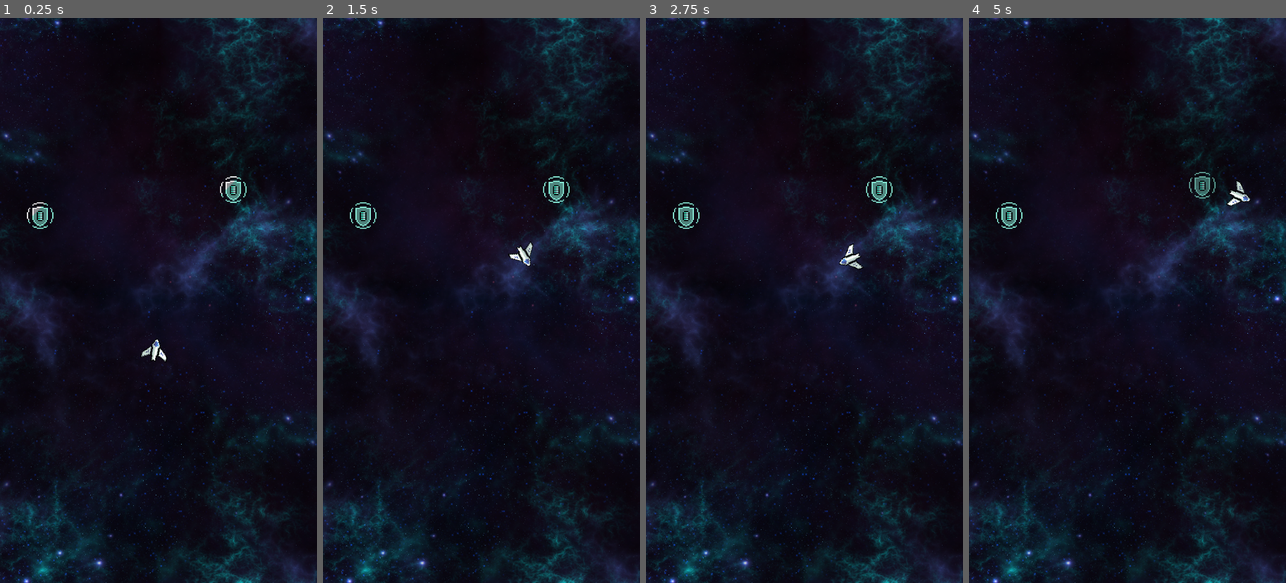
Above: before the commit, frames 1-4 (left to right).
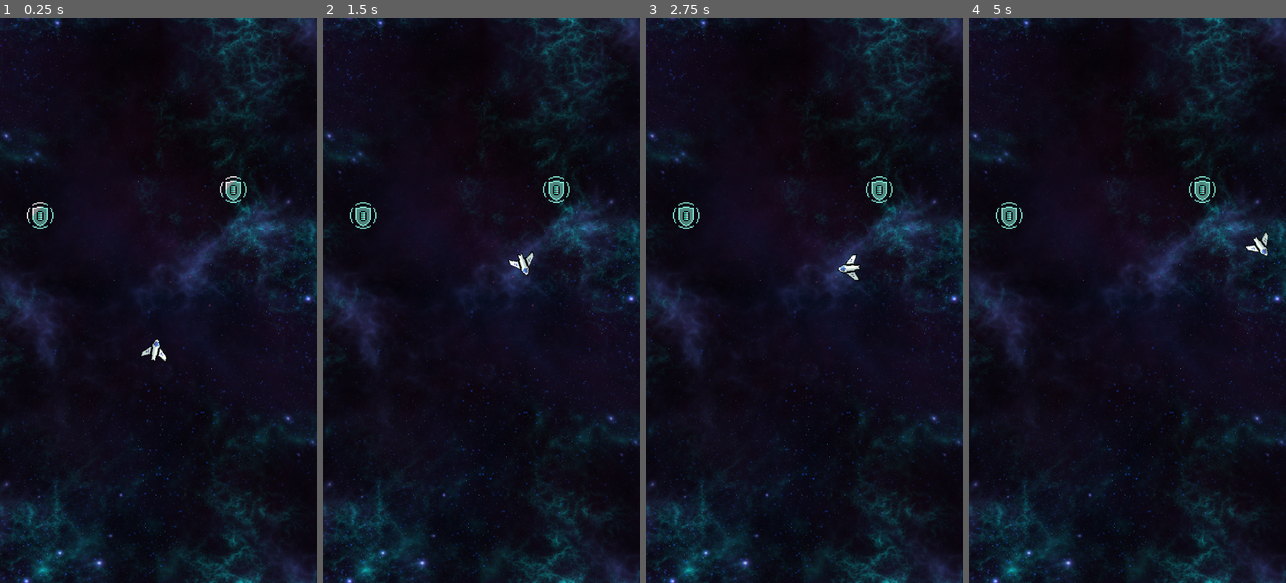
Above: after the commit, the same moments.

Repository: Alxlol/NeonSurge2
Game: Godot game, scene res://Levels/level_1.tscn
Same seed, same stepped clock (60 frames per second), same inputs: the game is played once before the commit and once after it. Before the commit the project starts from res://levels/level_1.tscn.
Inputs:
- Up to frame 1 (0.25 s): no input
- Up to frame 2 (1.5 s): hold Space (Thrust) from 0.53 s (still down); tap Ctrl (Rotate) at 0.6, 1.35 s
- Up to frame 3 (2.75 s): release Space (Thrust) at 2.03 s; tap Ctrl (Rotate) at 2.1 s
- Up to frame 4 (5 s): tap Ctrl (Rotate) at 2.85, 3.6, 4.35 s; hold Space (Thrust) from 4.28 s (still down)

The runs differ from the first frame. In frame 1, less than 0.1% of the frame differs, in the area x 44-53%, y 57-61%; in frame 2, 0.3%; in frame 3, 0.3%; in frame 4, 0.6%, in the area x 69-95%, y 27-43%.

Commit message:
Restructure folders, refactor into components

Diff:
--- /dev/null
+++ b/Actors/Characters/Player/Player.gd
@@ -0,0 +1 @@
+extends RigidBody2D
--- /dev/null
+++ b/Actors/Characters/Player/Player.tscn
@@ -0,0 +1,29 @@
+[gd_scene load_steps=6 format=3 uid="uid://dyjasjxoi31kg"]
+
+[ext_resource type="Texture2D" uid="uid://cyu461wyilqj7" path="res://Art/Spaceship/Main Ship/Main Ship - Bases/PNGs/Main Ship - Base - Full health.png" id="1_02n0t"]
+[ext_resource type="Script" path="res://Actors/Characters/Player/Player.gd" id="1_hw6p4"]
+[ext_resource type="Script" path="res://Components/RotateComponent.gd" id="3_ne7xd"]
+[ext_resource type="Script" path="res://Components/ThrustComponent.gd" id="4_8e0w5"]
+
+[sub_resource type="RectangleShape2D" id="RectangleShape2D_n71ma"]
+size = Vector2(48, 42)
+
+[node name="Player" type="RigidBody2D"]
+linear_damp = 3.0
+script = ExtResource("1_hw6p4")
+
+[node name="Ship" type="Sprite2D" parent="."]
+scale = Vector2(1.6, 1.6)
+texture = ExtResource("1_02n0t")
+
+[node name="CollisionShape2D" type="CollisionShape2D" parent="."]
+shape = SubResource("RectangleShape2D_n71ma")
+
+[node name="RotateComponent" type="Node" parent="." node_paths=PackedStringArray("sprite")]
+script = ExtResource("3_ne7xd")
+sprite = NodePath("../Ship")
+
+[node name="ThrustComponent" type="Node" parent="." node_paths=PackedStringArray("sprite", "physics_body")]
+script = ExtResource("4_8e0w5")
+sprite = NodePath("../Ship")
+physics_body = NodePath("..")
--- /dev/null
+++ b/Actors/Pickup.tscn
@@ -0,0 +1,134 @@
+[gd_scene load_steps=7 format=3 uid="uid://b4ei166lw6h6v"]
+
+[ext_resource type="Script" path="res://Actors/Pickup.gd" id="1_j414l"]
+[ext_resource type="Texture2D" uid="uid://bbphl2pdoe87c" path="res://Art/Pickups/Shield Generators/Pickup Icon - Shield Generator - All around shield.png" id="2_5epau"]
+
+[sub_resource type="RectangleShape2D" id="RectangleShape2D_lwriv"]
+
+[sub_resource type="Animation" id="Animation_am5s5"]
+resource_name = "idle"
+tracks/0/type = "value"
+tracks/0/imported = false
+tracks/0/enabled = true
+tracks/0/path = NodePath("Sprite2D:texture")
+tracks/0/interp = 1
+tracks/0/loop_wrap = true
+tracks/0/keys = {
+"times": PackedFloat32Array(0),
+"transitions": PackedFloat32Array(1),
+"update": 1,
+"values": [ExtResource("2_5epau")]
+}
+tracks/1/type = "value"
+tracks/1/imported = false
+tracks/1/enabled = true
+tracks/1/path = NodePath("Sprite2D:hframes")
+tracks/1/interp = 1
+tracks/1/loop_wrap = true
+tracks/1/keys = {
+"times": PackedFloat32Array(0),
+"transitions": PackedFloat32Array(1),
+"update": 1,
+"values": [15]
+}
+tracks/2/type = "value"
+tracks/2/imported = false
+tracks/2/enabled = true
+tracks/2/path = NodePath("Sprite2D:vframes")
+tracks/2/interp = 1
+tracks/2/loop_wrap = true
+tracks/2/keys = {
+"times": PackedFloat32Array(0),
+"transitions": PackedFloat32Array(1),
+"update": 1,
+"values": [1]
+}
+tracks/3/type = "value"
+tracks/3/imported = false
+tracks/3/enabled = true
+tracks/3/path = NodePath("Sprite2D:frame")
+tracks/3/interp = 1
+tracks/3/loop_wrap = true
+tracks/3/keys = {
+"times": PackedFloat32Array(0, 0.1, 0.2, 0.3, 0.4, 0.5, 0.6, 0.7, 0.8, 0.9, 1),
+"transitions": PackedFloat32Array(1, 1, 1, 1, 1, 1, 1, 1, 1, 1, 1),
+"update": 1,
+"values": [0, 1, 2, 3, 4, 5, 6, 7, 8, 9, 14]
+}
+
+[sub_resource type="Animation" id="Animation_r1wwu"]
+length = 0.001
+tracks/0/type = "value"
+tracks/0/imported = false
+tracks/0/enabled = true
+tracks/0/path = NodePath("Sprite2D:texture")
+tracks/0/interp = 1
+tracks/0/loop_wrap = true
+tracks/0/keys = {
+"times": PackedFloat32Array(0),
+"transitions": PackedFloat32Array(1),
+"update": 1,
+"values": [ExtResource("2_5epau")]
+}
+tracks/1/type = "value"
+tracks/1/imported = false
+tracks/1/enabled = true
+tracks/1/path = NodePath("Sprite2D:hframes")
+tracks/1/interp = 1
+tracks/1/loop_wrap = true
+tracks/1/keys = {
+"times": PackedFloat32Array(0),
+"transitions": PackedFloat32Array(1),
+"update": 1,
+"values": [15]
+}
+tracks/2/type = "value"
+tracks/2/imported = false
+tracks/2/enabled = true
+tracks/2/path = NodePath("Sprite2D:vframes")
+tracks/2/interp = 1
+tracks/2/loop_wrap = true
+tracks/2/keys = {
+"times": PackedFloat32Array(0),
+"transitions": PackedFloat32Array(1),
+"update": 1,
+"values": [1]
+}
+tracks/3/type = "value"
+tracks/3/imported = false
+tracks/3/enabled = true
+tracks/3/path = NodePath("Sprite2D:frame")
+tracks/3/interp = 1
+tracks/3/loop_wrap = true
+tracks/3/keys = {
+"times": PackedFloat32Array(0),
+"transitions": PackedFloat32Array(1),
+"update": 1,
+"values": [0]
+}
+
+[sub_resource type="AnimationLibrary" id="AnimationLibrary_bp1yd"]
+_data = {
+"RESET": SubResource("Animation_r1wwu"),
+"idle": SubResource("Animation_am5s5")
+}
+
+[node name="Area2D" type="Area2D"]
+script = ExtResource("1_j414l")
+
+[node name="CollisionShape2D" type="CollisionShape2D" parent="."]
+scale = Vector2(2, 2)
+shape = SubResource("RectangleShape2D_lwriv")
+
+[node name="Sprite2D" type="Sprite2D" parent="."]
+scale = Vector2(2, 2)
+texture = ExtResource("2_5epau")
+hframes = 15
+
+[node name="AnimationPlayer" type="AnimationPlayer" parent="."]
+libraries = {
+"": SubResource("AnimationLibrary_bp1yd")
+}
+autoplay = "idle"
+
+[connection signal="body_entered" from="." to="." method="_on_body_entered"]
--- /dev/null
+++ b/Components/RotateComponent.gd
@@ -0,0 +1,11 @@
+class_name RotateComponent
+extends Node
+
+@export var sprite : Sprite2D
+@export var rotate_speed : float = 0.8
+
+func _physics_process(delta):
+	sprite.rotate(rotate_speed * delta)
+
+	if Input.is_action_just_pressed("Rotate"):
+		sprite.rotate(rotate_speed)
--- /dev/null
+++ b/Components/ThrustComponent.gd
@@ -0,0 +1,11 @@
+class_name ThrustComponent
+extends Node
+
+@export var sprite : Sprite2D
+@export var physics_body : RigidBody2D
+@export var thrust_speed : float = 650
+
+func _process(delta):
+	if Input.is_action_just_pressed("Thrust"):
+		var sprite_forward_vector = Vector2(0, -1).rotated(sprite.rotation).normalized()
+		physics_body.apply_central_impulse(sprite_forward_vector * thrust_speed)
--- /dev/null
+++ b/Levels/level_1.tscn
@@ -0,0 +1,29 @@
+[gd_scene load_steps=5 format=3 uid="uid://cxcsf8cg45ri1"]
+
+[ext_resource type="Texture2D" uid="uid://kbrla5nieg6n" path="res://Art/Backgrounds/Blue_Nebula_01-1024x1024.png" id="1_k55tu"]
+[ext_resource type="Script" path="res://Levels/level_1.gd" id="1_ukxw4"]
+[ext_resource type="PackedScene" uid="uid://dyjasjxoi31kg" path="res://Actors/Characters/Player/Player.tscn" id="2_r7gce"]
+[ext_resource type="PackedScene" uid="uid://b4ei166lw6h6v" path="res://Actors/Pickup.tscn" id="3_nivon"]
+
+[node name="Main" type="Node"]
+script = ExtResource("1_ukxw4")
+metadata/_edit_horizontal_guides_ = [37.0]
+
+[node name="TextureRect" type="TextureRect" parent="."]
+anchors_preset = 15
+anchor_right = 1.0
+anchor_bottom = 1.0
+offset_left = -224.0
+offset_right = 224.0
+grow_horizontal = 2
+grow_vertical = 2
+texture = ExtResource("1_k55tu")
+
+[node name="player" parent="." instance=ExtResource("2_r7gce")]
+position = Vector2(282, 601)
+
+[node name="pickup" parent="." instance=ExtResource("3_nivon")]
+position = Vector2(73, 358)
+
+[node name="pickup2" parent="." instance=ExtResource("3_nivon")]
+position = Vector2(424, 311)
--- a/actors/pickup.tscn
+++ /dev/null
@@ -1,134 +0,0 @@
-[gd_scene load_steps=7 format=3 uid="uid://b4ei166lw6h6v"]
-
-[ext_resource type="Script" path="res://actors/pickup.gd" id="1_j414l"]
-[ext_resource type="Texture2D" uid="uid://bbphl2pdoe87c" path="res://art/pickups/Shield Generators/Pickup Icon - Shield Generator - All around shield.png" id="2_5epau"]
-
-[sub_resource type="RectangleShape2D" id="RectangleShape2D_lwriv"]
-
-[sub_resource type="Animation" id="Animation_am5s5"]
-resource_name = "idle"
-tracks/0/type = "value"
-tracks/0/imported = false
-tracks/0/enabled = true
-tracks/0/path = NodePath("Sprite2D:texture")
-tracks/0/interp = 1
-tracks/0/loop_wrap = true
-tracks/0/keys = {
-"times": PackedFloat32Array(0),
-"transitions": PackedFloat32Array(1),
-"update": 1,
-"values": [ExtResource("2_5epau")]
-}
-tracks/1/type = "value"
-tracks/1/imported = false
-tracks/1/enabled = true
-tracks/1/path = NodePath("Sprite2D:hframes")
-tracks/1/interp = 1
-tracks/1/loop_wrap = true
-tracks/1/keys = {
-"times": PackedFloat32Array(0),
-"transitions": PackedFloat32Array(1),
-"update": 1,
-"values": [15]
-}
-tracks/2/type = "value"
-tracks/2/imported = false
-tracks/2/enabled = true
-tracks/2/path = NodePath("Sprite2D:vframes")
-tracks/2/interp = 1
-tracks/2/loop_wrap = true
-tracks/2/keys = {
-"times": PackedFloat32Array(0),
-"transitions": PackedFloat32Array(1),
-"update": 1,
-"values": [1]
-}
-tracks/3/type = "value"
-tracks/3/imported = false
-tracks/3/enabled = true
-tracks/3/path = NodePath("Sprite2D:frame")
-tracks/3/interp = 1
-tracks/3/loop_wrap = true
-tracks/3/keys = {
-"times": PackedFloat32Array(0, 0.1, 0.2, 0.3, 0.4, 0.5, 0.6, 0.7, 0.8, 0.9, 1),
-"transitions": PackedFloat32Array(1, 1, 1, 1, 1, 1, 1, 1, 1, 1, 1),
-"update": 1,
-"values": [0, 1, 2, 3, 4, 5, 6, 7, 8, 9, 14]
-}
-
-[sub_resource type="Animation" id="Animation_r1wwu"]
-length = 0.001
-tracks/0/type = "value"
-tracks/0/imported = false
-tracks/0/enabled = true
-tracks/0/path = NodePath("Sprite2D:texture")
-tracks/0/interp = 1
-tracks/0/loop_wrap = true
-tracks/0/keys = {
-"times": PackedFloat32Array(0),
-"transitions": PackedFloat32Array(1),
-"update": 1,
-"values": [ExtResource("2_5epau")]
-}
-tracks/1/type = "value"
-tracks/1/imported = false
-tracks/1/enabled = true
-tracks/1/path = NodePath("Sprite2D:hframes")
-tracks/1/interp = 1
-tracks/1/loop_wrap = true
-tracks/1/keys = {
-"times": PackedFloat32Array(0),
-"transitions": PackedFloat32Array(1),
-"update": 1,
-"values": [15]
-}
-tracks/2/type = "value"
-tracks/2/imported = false
-tracks/2/enabled = true
-tracks/2/path = NodePath("Sprite2D:vframes")
-tracks/2/interp = 1
-tracks/2/loop_wrap = true
-tracks/2/keys = {
-"times": PackedFloat32Array(0),
-"transitions": PackedFloat32Array(1),
-"update": 1,
-"values": [1]
-}
-tracks/3/type = "value"
-tracks/3/imported = false
-tracks/3/enabled = true
-tracks/3/path = NodePath("Sprite2D:frame")
-tracks/3/interp = 1
-tracks/3/loop_wrap = true
-tracks/3/keys = {
-"times": PackedFloat32Array(0),
-"transitions": PackedFloat32Array(1),
-"update": 1,
-"values": [0]
-}
-
-[sub_resource type="AnimationLibrary" id="AnimationLibrary_bp1yd"]
-_data = {
-"RESET": SubResource("Animation_r1wwu"),
-"idle": SubResource("Animation_am5s5")
-}
-
-[node name="Area2D" type="Area2D"]
-script = ExtResource("1_j414l")
-
-[node name="CollisionShape2D" type="CollisionShape2D" parent="."]
-scale = Vector2(2, 2)
-shape = SubResource("RectangleShape2D_lwriv")
-
-[node name="Sprite2D" type="Sprite2D" parent="."]
-scale = Vector2(2, 2)
-texture = ExtResource("2_5epau")
-hframes = 15
-
-[node name="AnimationPlayer" type="AnimationPlayer" parent="."]
-libraries = {
-"": SubResource("AnimationLibrary_bp1yd")
-}
-autoplay = "idle"
-
-[connection signal="body_entered" from="." to="." method="_on_body_entered"]
--- a/characters/player/player.gd
+++ /dev/null
@@ -1,20 +0,0 @@
-extends RigidBody2D
-
-@export var rotate_speed = 0.75
-@export var thrust_speed = 700
-
-var player_sprite = null
-
-func _ready():
-	player_sprite = $spaceship
-
-
-func _process(delta):
-
-	player_sprite.rotate(rotate_speed * delta)
-
-	if Input.is_action_just_pressed("Rotate"):
-		player_sprite.rotate(rotate_speed)
-	if Input.is_action_just_pressed("Thrust"):
-		var sprite_forward_vector = Vector2(0, -1).rotated(player_sprite.rotation).normalized()
-		apply_central_impulse(sprite_forward_vector * thrust_speed)
--- a/characters/player/player.tscn
+++ /dev/null
@@ -1,18 +0,0 @@
-[gd_scene load_steps=4 format=3 uid="uid://dyjasjxoi31kg"]
-
-[ext_resource type="Texture2D" uid="uid://cyu461wyilqj7" path="res://art/spaceship/Main Ship/Main Ship - Bases/PNGs/Main Ship - Base - Full health.png" id="1_02n0t"]
-[ext_resource type="Script" path="res://characters/player/player.gd" id="1_hw6p4"]
-
-[sub_resource type="RectangleShape2D" id="RectangleShape2D_n71ma"]
-size = Vector2(48, 42)
-
-[node name="player" type="RigidBody2D"]
-linear_damp = 3.0
-script = ExtResource("1_hw6p4")
-
-[node name="spaceship" type="Sprite2D" parent="."]
-scale = Vector2(1.6, 1.6)
-texture = ExtResource("1_02n0t")
-
-[node name="CollisionShape2D" type="CollisionShape2D" parent="."]
-shape = SubResource("RectangleShape2D_n71ma")
--- a/levels/level_1.tscn
+++ /dev/null
@@ -1,29 +0,0 @@
-[gd_scene load_steps=5 format=3 uid="uid://cxcsf8cg45ri1"]
-
-[ext_resource type="Texture2D" uid="uid://kbrla5nieg6n" path="res://art/backgrounds/Blue_Nebula_01-1024x1024.png" id="1_k55tu"]
-[ext_resource type="Script" path="res://levels/level_1.gd" id="1_ukxw4"]
-[ext_resource type="PackedScene" uid="uid://dyjasjxoi31kg" path="res://characters/player/player.tscn" id="2_r7gce"]
-[ext_resource type="PackedScene" uid="uid://b4ei166lw6h6v" path="res://actors/pickup.tscn" id="3_nivon"]
-
-[node name="Main" type="Node"]
-script = ExtResource("1_ukxw4")
-metadata/_edit_horizontal_guides_ = [37.0]
-
-[node name="TextureRect" type="TextureRect" parent="."]
-anchors_preset = 15
-anchor_right = 1.0
-anchor_bottom = 1.0
-offset_left = -224.0
-offset_right = 224.0
-grow_horizontal = 2
-grow_vertical = 2
-texture = ExtResource("1_k55tu")
-
-[node name="player" parent="." instance=ExtResource("2_r7gce")]
-position = Vector2(282, 601)
-
-[node name="pickup" parent="." instance=ExtResource("3_nivon")]
-position = Vector2(73, 358)
-
-[node name="pickup2" parent="." instance=ExtResource("3_nivon")]
-position = Vector2(424, 311)
--- a/project.godot
+++ b/project.godot
@@ -11,13 +11,13 @@
 [application]
 
 config/name="NeonSurge2"
-run/main_scene="res://levels/level_1.tscn"
+run/main_scene="res://Levels/level_1.tscn"
 config/features=PackedStringArray("4.2", "Mobile")
 
 [autoload]
 
-GameState="*res://global/game_state.gd"
-Utils="*res://global/utils.gd"
+GameState="*res://Globals/game_state.gd"
+Utils="*res://Globals/utils.gd"
 
 [display]
 
Renamed: actors/pickup.gd -> Actors/Pickup.gd
Renamed: art/backgrounds/Blue_Nebula_01-1024x1024.png -> Art/Backgrounds/Blue_Nebula_01-1024x1024.png
Not shown, added: Art/Backgrounds/Blue_Nebula_01-1024x1024.png.import
Renamed: art/pickups/Engines/Pickup Icon - Engines - Base Engine.png -> Art/Pickups/Engines/Pickup Icon - Engines - Base Engine.png
Not shown, added: Art/Pickups/Engines/Pickup Icon - Engines - Base Engine.png.import
Renamed: art/pickups/Engines/Pickup Icon - Engines - Big Pulse Engine.png -> Art/Pickups/Engines/Pickup Icon - Engines - Big Pulse Engine.png
Not shown, added: Art/Pickups/Engines/Pickup Icon - Engines - Big Pulse Engine.png.import
Renamed: art/pickups/Engines/Pickup Icon - Engines - Burst Engine.png -> Art/Pickups/Engines/Pickup Icon - Engines - Burst Engine.png
Not shown, added: Art/Pickups/Engines/Pickup Icon - Engines - Burst Engine.png.import
Renamed: art/pickups/Engines/Pickup Icon - Engines - Supercharged Engine.png -> Art/Pickups/Engines/Pickup Icon - Engines - Supercharged Engine.png
Not shown, added: Art/Pickups/Engines/Pickup Icon - Engines - Supercharged Engine.png.import
Renamed: art/pickups/Shield Generators/Pickup Icon - Shield Generator - All around shield.png -> Art/Pickups/Shield Generators/Pickup Icon - Shield Generator - All around shield.png
(and 158 more such lines)
